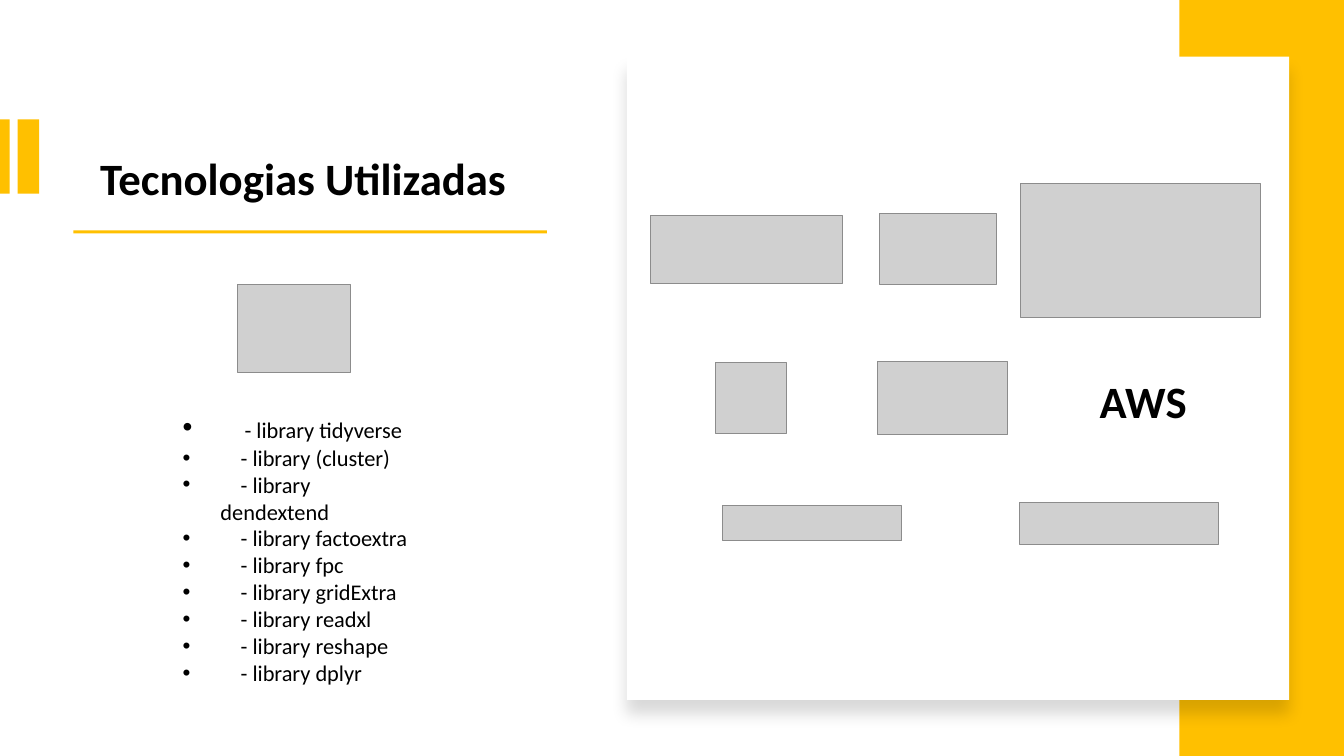
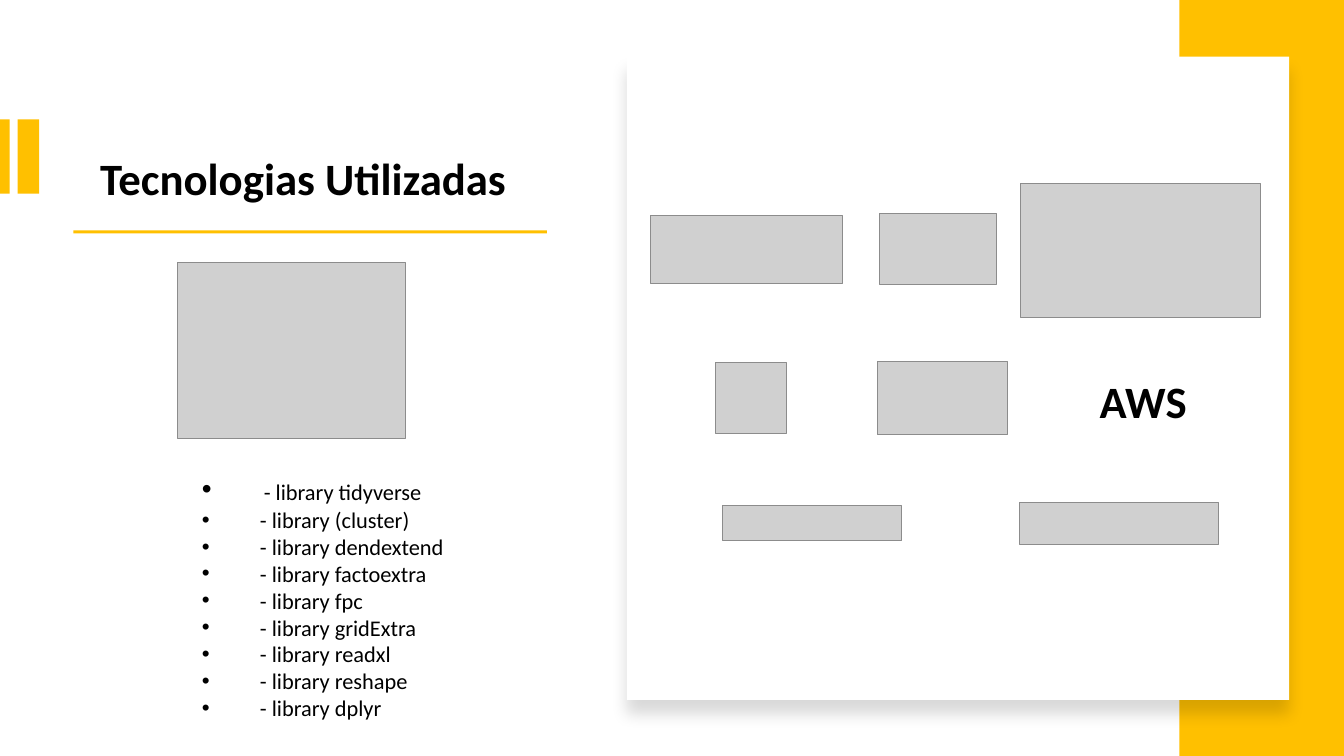
Before and after one commit to israeljmcarvalho/portfolioicarvalho, a slide deck: slide 7 of slides/Slides Portfólio Israel J. M. Carvalho.pptx. Drawn at 1344x756 pixels with LibreOffice and Linux fonts; fonts in the diff are those of the drawing; grey boxes stand for pictures. Boxes give left, top, right and bottom in pixels: in the first picture for what was removed or moved away, otherwise in the second. Text is boxed around its words. In the diff, an @@ line names an element or a change of style, - is before the commit and + after.

```diff
--- a/slides/Slides Portfólio Israel J. M. Carvalho.pptx
+++ b/slides/Slides Portfólio Israel J. M. Carvalho.pptx
@@ picture: place and size @@
-picture at <box>237,284,351,372</box>
+picture at <box>177,262,405,439</box>
@@ text "- library tidyverse" rewrapped from <box>220,422,408,685</box> to <box>272,484,444,720</box> @@
```
Also in this commit, not shown: 3 other slides changed, 1 slide added.
